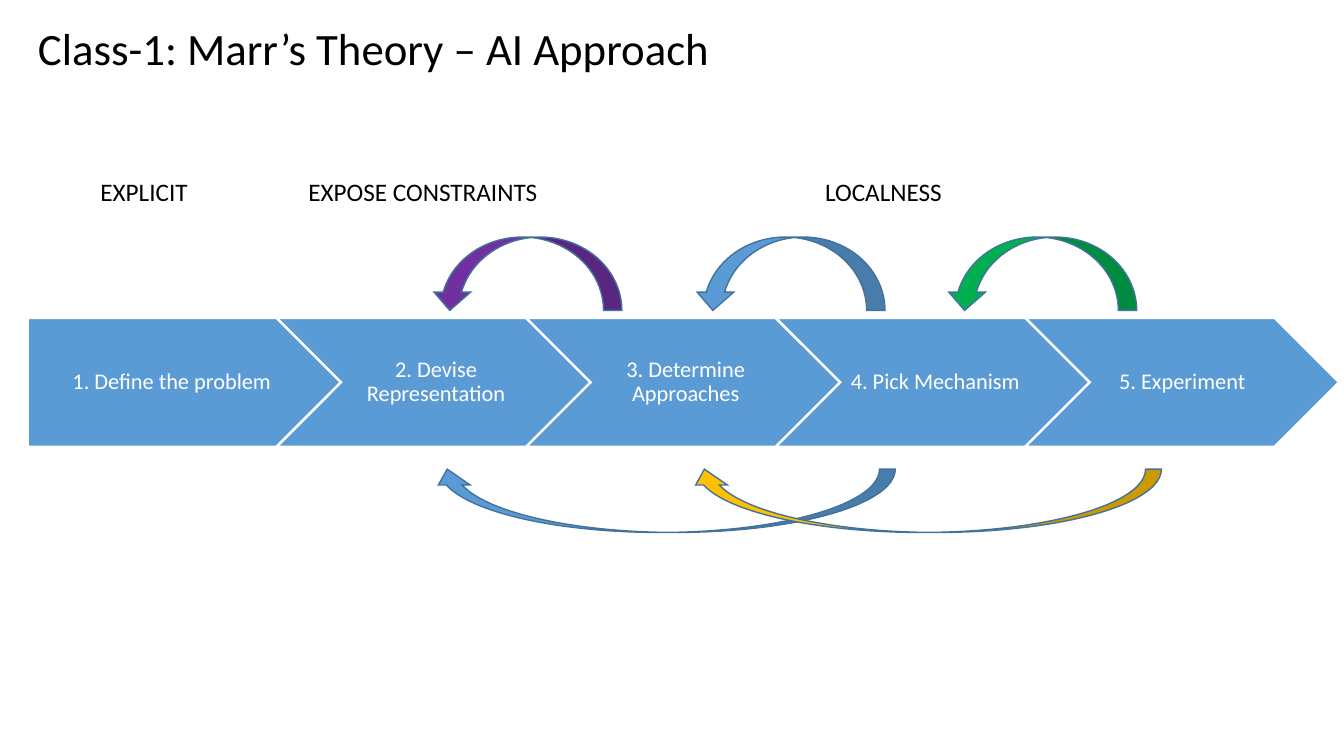
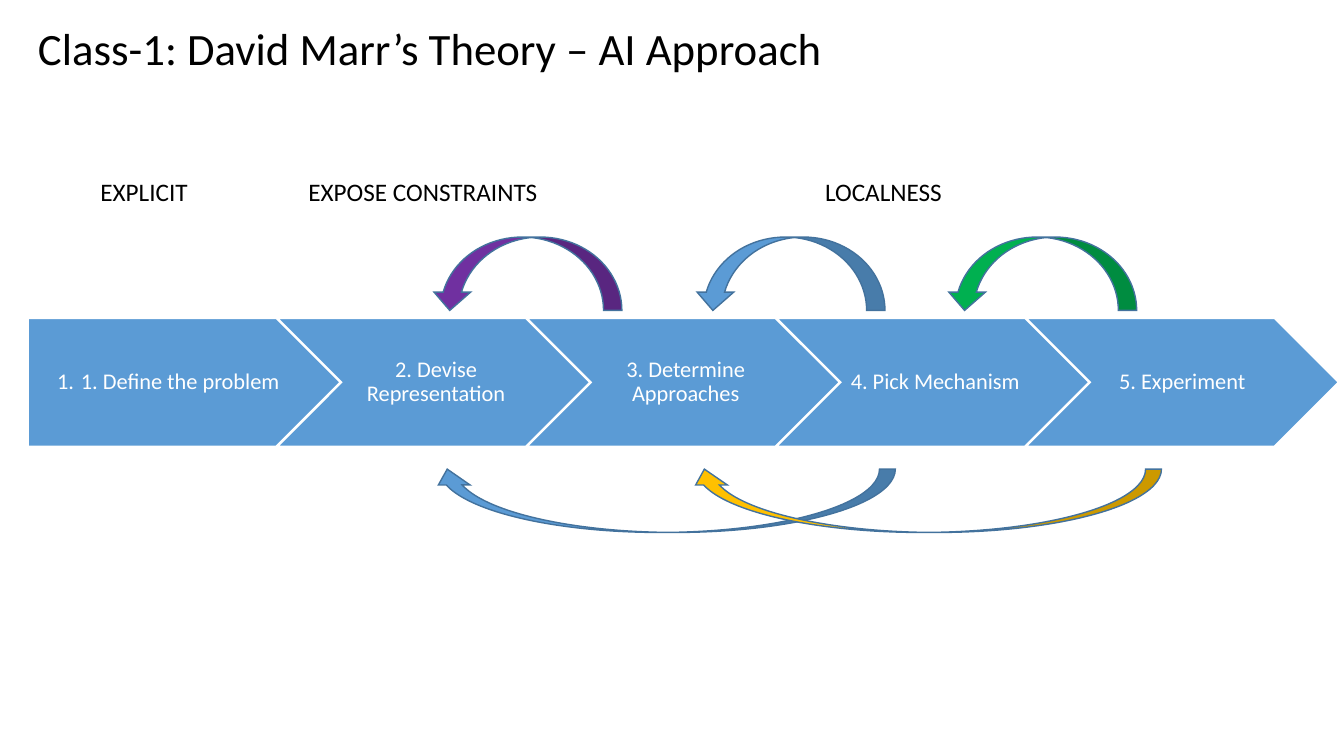
Before and after one commit to renshan2/accesspy, a slide deck: slide 11 of AI-ML-DL/Machine Learning.pptx (slide 10 before the commit). Drawn at 1344x756 pixels with LibreOffice and Linux fonts; fonts in the diff are those of the drawing. Boxes give left, top, right and bottom in pixels: in the first picture for what was removed or moved away, otherwise in the second. Text is boxed around its words. In the diff, an @@ line names an element or a change of style, - is before the commit and + after.

```diff
--- a/AI-ML-DL/Machine Learning.pptx
+++ b/AI-ML-DL/Machine Learning.pptx
@@ text at bbox=[38, 33, 821, 73]: text changed @@
-Class-1: Marr’s Theory – AI Approach
+Class-1: David Marr’s Theory – AI Approach
@@ text "1. Define the problem" at bbox=[81, 373, 280, 393]: bullet none to 1. @@
```
Also in this commit, not shown: 2 other slides changed, 1 slide added.
